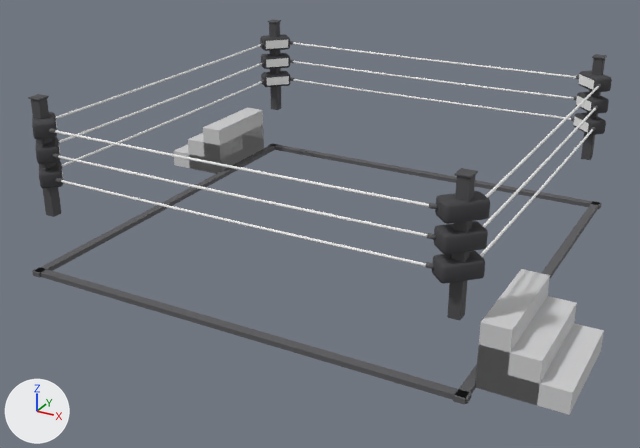
Before and after pictures for a commit that changed the glTF model game/assets/environment/ring.glb.
Camera for both pictures: a camera (50 mm lens) standing at (5.83, -11.28, 4.8) and looking at (-0.1, -0.5, -0.59). Arrows for +X, +Y and +Z are at lower left; the lights stay in place. The older version comes first. Vertices at exactly the same position are counted once.

Objects in the first picture: 'ApronRail', 'PostMesh', 'RopeMesh', 'StepsMesh', 'TurnbuckleFaces', 'TurnbucklePads' and 1 more.
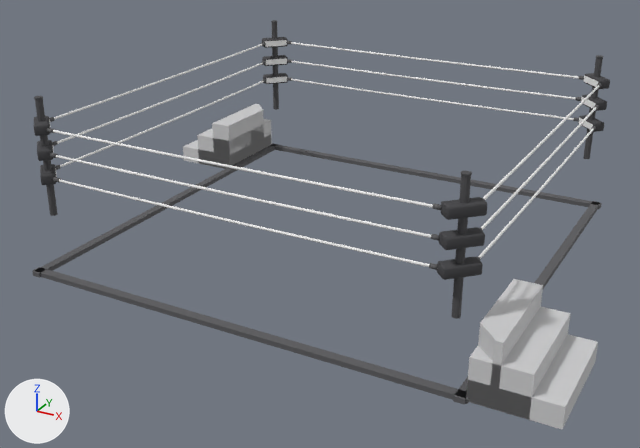
Changed parts and their boxes (x1, y1, x2, y2) in the pictures (640 x 448 px; the box of a moved part takes in the faces that stretch with it):
'StepsMesh', reshaped: before (173, 107, 604, 415); after (183, 104, 598, 429)
'TurnbucklePads', reshaped: before (32, 34, 612, 284); after (34, 37, 610, 280)
'PostMesh', reshaped: before (28, 20, 607, 320); after (34, 20, 603, 319)
'TurnbuckleFaces', reshaped: before (55, 40, 594, 176); after (49, 40, 598, 177)
part 1 of me_postmesh, added: after (272, 22, 279, 110)
part 2 of me_postmesh, added: after (35, 99, 58, 216)
part 3 of me_postmesh, added: after (583, 58, 603, 159)
part 4 of me_postmesh, added: after (452, 175, 471, 319)
part 5 of me_postmesh, added: after (461, 170, 472, 176)
part 6 of me_postmesh, deleted: before (269, 22, 281, 110)
part 7 of me_postmesh, deleted: before (581, 58, 605, 160)
part 8 of me_postmesh, deleted: before (31, 98, 61, 217)
part 9 of me_postmesh, deleted: before (447, 176, 475, 320)
part 10 of me_postmesh, deleted: before (28, 94, 49, 101)
part 11 of me_postmesh, deleted: before (454, 168, 478, 178)
part 12 of me_postmesh, deleted: before (592, 54, 607, 59)
part 13 of me_turnbucklepads, moved or reshaped: before (260, 34, 290, 87); after (262, 37, 288, 84)
part 14 of me_turnbucklepads, moved or reshaped: before (32, 112, 63, 188); after (34, 116, 56, 185)
part 15 of me_turnbucklepads, moved or reshaped: before (573, 70, 612, 135); after (579, 73, 610, 132)
part 16 of me_turnbucklepads, moved or reshaped: before (432, 191, 490, 284); after (437, 197, 487, 280)
part 17 of me_turnbucklefaces, moved or reshaped: before (573, 74, 594, 133); after (579, 75, 598, 130)
part 18 of me_stepsmesh, rebuilt: before (476, 269, 604, 415); after (466, 279, 598, 429)
part 19 of me_stepsmesh, rebuilt: before (173, 107, 264, 174); after (183, 104, 272, 169)

Diff of the bpy script that builds the scene:
```diff
--- a/game/assets/environment/ring.glb.py
+++ b/game/assets/environment/ring.glb.py
@@ me_postmesh @@
-me_postmesh.from_pydata(...)  # 320 vertices, 608 faces; spans x -3.09..3.09, y -3.09..3.09, z -0.1..1.6
+me_postmesh.from_pydata(...)  # 192 vertices, 352 faces; spans x -3.06..3.06, y -3.06..3.06, z -0.1..1.6
+# me_postmesh part 1: a new loose piece, a 12-sided cylinder along z spanning x -3.05..-2.95, y 2.95..3.05, z -0.1..1.58, in mat_m_postmesh (dark grey #4d4d50)
+# me_postmesh part 2: a new loose piece, a 12-sided cylinder along z spanning x -3.05..-2.95, y -3.05..-2.95, z -0.1..1.58, in mat_m_postmesh (dark grey #4d4d50)
+# me_postmesh part 3: a new loose piece, a 12-sided cylinder along z spanning x 2.95..3.05, y 2.95..3.05, z -0.1..1.58, in mat_m_postmesh (dark grey #4d4d50)
+# me_postmesh part 4: a new loose piece, a 12-sided cylinder along z spanning x 2.95..3.05, y -3.05..-2.95, z -0.1..1.58, in mat_m_postmesh (dark grey #4d4d50)
+# me_postmesh part 5: a new loose piece, a 12-sided cylinder along z spanning x 2.942..3.058, y -3.058..-2.942, z 1.58..1.6, in mat_m_postmesh (dark grey #4d4d50)
+# me_postmesh part 6: the loose piece of 56 vertices spanning x -3.08..-2.92, y 2.92..3.08, z -0.1..1.58 is deleted
+# me_postmesh part 7: the loose piece of 56 vertices spanning x 2.92..3.08, y 2.92..3.08, z -0.1..1.58 is deleted
+# me_postmesh part 8: the loose piece of 56 vertices spanning x -3.08..-2.92, y -3.08..-2.92, z -0.1..1.58 is deleted
+# me_postmesh part 9: the loose piece of 56 vertices spanning x 2.92..3.08, y -3.08..-2.92, z -0.1..1.58 is deleted
+# me_postmesh part 10: the loose piece of 24 vertices spanning x -3.09..-2.91, y -3.09..-2.91, z 1.58..1.6 is deleted
+# me_postmesh part 11: the loose piece of 24 vertices spanning x 2.91..3.09, y -3.09..-2.91, z 1.58..1.6 is deleted
+# me_postmesh part 12: the loose piece of 24 vertices spanning x 2.91..3.09, y 2.91..3.09, z 1.58..1.6 is deleted
+# other edits to the shape of me_postmesh do not show in these pictures
 me_postmesh.materials.append(mat_m_postmesh)
@@ me_turnbucklepads @@
-me_turnbucklepads.from_pydata(...)  # 672 vertices, 1296 faces; spans x -3.25..3.25, y -3.25..3.25, z 0.38..1.32
+me_turnbucklepads.from_pydata(...)  # 672 vertices, 1296 faces; spans x -3.23..3.23, y -3.23..3.23, z 0.43..1.28
+# me_turnbucklepads part 13: 168 of 672 vertices moved; they spanned x -3.25..-2.71, y 2.71..3.25, z 0.38..1.32 and now span x -3.23..-2.78, y 2.78..3.23, z 0.43..1.28; mean shift (-0.02, 0.02, 0.0); largest move (-2.72, 3.02, 0.43) -> (-2.79, 3.08, 0.45)
+# me_turnbucklepads part 14: 168 of 672 vertices moved; they spanned x -3.25..-2.71, y -3.25..-2.71, z 0.38..1.32 and now span x -3.23..-2.78, y -3.23..-2.78, z 0.43..1.28; mean shift (-0.02, -0.02, 0.0); largest move (-2.72, -3.02, 0.43) -> (-2.79, -3.08, 0.45)
+# me_turnbucklepads part 15: 168 of 672 vertices moved; they spanned x 2.71..3.25, y 2.71..3.25, z 0.38..1.32 and now span x 2.78..3.23, y 2.78..3.23, z 0.43..1.28; mean shift (0.02, 0.02, 0.0); largest move (2.72, 3.02, 0.43) -> (2.79, 3.08, 0.45)
+# me_turnbucklepads part 16: 168 of 672 vertices moved; they spanned x 2.71..3.25, y -3.25..-2.71, z 0.38..1.32 and now span x 2.78..3.23, y -3.23..-2.78, z 0.43..1.28; mean shift (0.02, -0.02, 0.0); largest move (2.72, -3.02, 0.43) -> (2.79, -3.08, 0.45)
 me_turnbucklepads.materials.append(mat_m_turnbucklepads)
@@ me_turnbucklefaces @@
-me_turnbucklefaces.from_pydata(...)  # 48 vertices, 24 faces; spans x -3.02..3.02, y -3.02..3.02, z 0.43..1.28
+me_turnbucklefaces.from_pydata(...)  # 48 vertices, 24 faces; spans x -3.07..3.07, y -3.07..3.07, z 0.45..1.25
+# me_turnbucklefaces part 17: 12 of 48 vertices moved; they spanned x 2.72..3.02, y 2.72..3.02, z 0.43..1.28 and now span x 2.78..3.07, y 2.78..3.07, z 0.45..1.25; mean shift (0.06, 0.06, 0.0); largest move (2.72, 3.02, 1.28) -> (2.78, 3.07, 1.25)
+# other edits to the shape of me_turnbucklefaces do not show in these pictures
 me_turnbucklefaces.materials.append(mat_m_turnbucklefaces)
@@ me_stepsmesh @@
-me_stepsmesh.from_pydata(...)  # 80 vertices, 192 faces; spans x -4.34..4.34, y -2.92..2.92, z -1.0..-0.14
+me_stepsmesh.from_pydata(...)  # 92 vertices, 208 faces; spans x -4.34..4.34, y -3.22..3.22, z -1.0..-0.14
+# me_stepsmesh part 18: the loose piece of 40 vertices spanning x 3.26..4.34, y -2.92..-1.43, z -1.0..-0.14 is rebuilt with 46 vertices and now spans x 3.26..4.34, y -3.22..-1.73, z -1.0..-0.14
+# me_stepsmesh part 19: the loose piece of 40 vertices spanning x -4.34..-3.26, y 1.43..2.92, z -1.0..-0.14 is rebuilt with 46 vertices and now spans x -4.34..-3.26, y 1.73..3.22, z -1.0..-0.14
 me_stepsmesh.materials.append(mat_m_stepsmesh)
```
